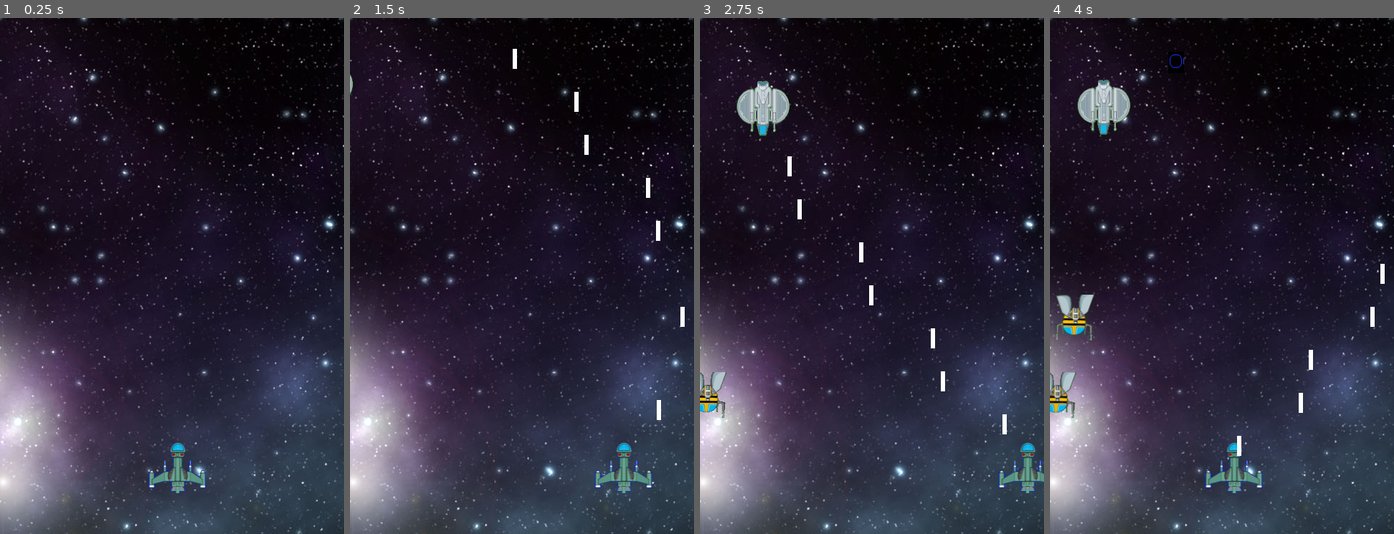
Above: before the commit, frames 1-4 (left to right).
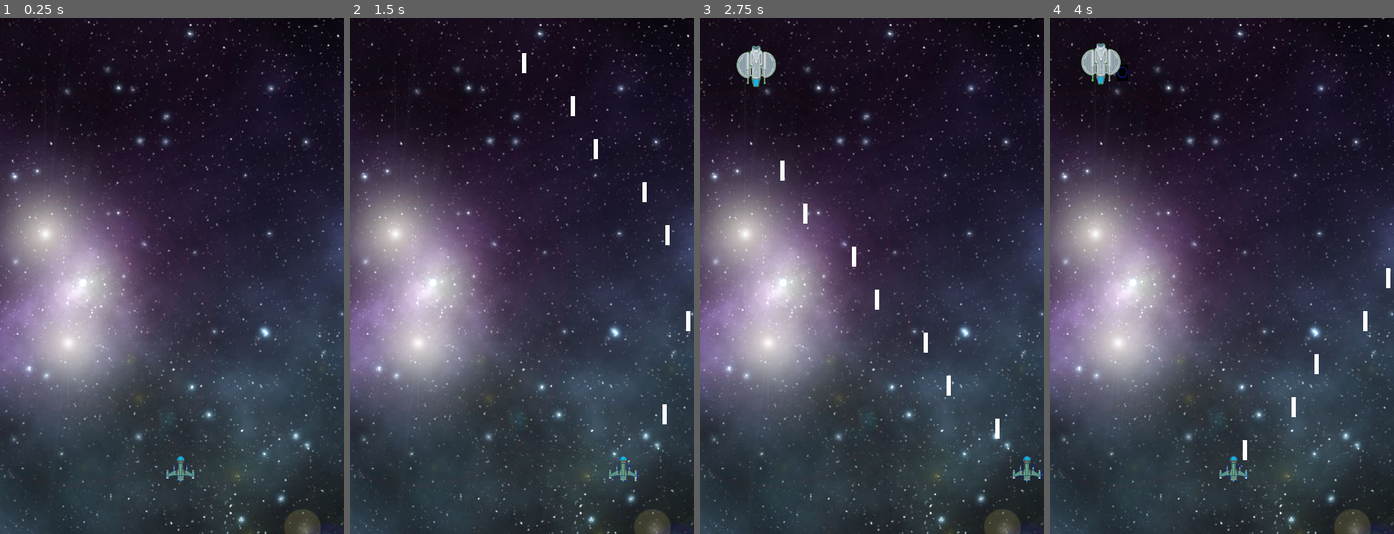
Above: after the commit, the same moments.

Repository: CaKellum/LoneStarfighter
Game: Godot game, scene res://src/Complete.tscn
The game is run twice, just before and just after one commit, with the same random seed, the same clock (stepped at 60 frames per second) and the same inputs.
Inputs:
- Up to frame 1 (0.25 s): no input
- Up to frame 2 (1.5 s): tap Enter at 0.5 s; hold Right (right) 0.53-1.28 s; hold W (fire) 0.53-1.28 s; hold Left (left) from 1.28 s (still down); tap W (fire) at 1.35 s
- Up to frame 3 (2.75 s): release Left (left) at 2.03 s; hold Right (right) from 2.03 s (still down); hold W (fire) from 2.03 s (still down)
- Up to frame 4 (4 s): release W (fire) at 2.78 s; tap W (fire) at 2.85 s; release Right (right) at 3.53 s; hold Left (left) from 3.53 s (still down); hold W (fire) from 3.53 s (still down)

The runs differ from the first frame. In frame 1, 53% of the frame differs, in the area x 0-100%, y 0-100%; in frame 2, 54%; in frame 3, 55%; in frame 4, 55%.

Commit message:
Fixed collision management

Diff:
--- a/project/project.godot
+++ b/project/project.godot
@@ -28,7 +28,6 @@
 
 window/size/width=480
 window/size/height=720
-window/size/resizable=false
 window/stretch/mode="2d"
 window/stretch/aspect="keep"
 
--- a/project/src/EnemyLow.gd
+++ b/project/src/EnemyLow.gd
@@ -7,6 +7,8 @@
 var is_on_path := false
 var is_in_area := false
 var can_fire := false
+var can_move := true
+var velocity := Vector2.ZERO
 var path_points := []
 
 onready var start_pos := position
@@ -25,8 +27,9 @@
 		can_fire = false
 		emit_signal("fired")
 	if is_on_path:
-		var velocity := enemy_move.on_path(path_points,position)
-		var _collison := move_and_collide((velocity*100)*delta)
+		if can_move:
+			velocity = enemy_move.on_path(path_points,position)
+			var _collision := move_and_collide((velocity*100)*delta)
 	elif is_in_area:
 		position = enemy_move.oscillate(position)
 	else:
@@ -34,6 +37,12 @@
 
 
 func hit()-> void:
+	can_move = false
+	velocity = Vector2.ZERO
+	set_collision_layer_bit(0,false)
+	set_collision_layer_bit(1,false)
+	set_collision_mask_bit(0,false)
+	set_collision_mask_bit(1,false)
 	emit_signal("destroyed")
 
 
--- a/project/src/EnemyLow.tscn
+++ b/project/src/EnemyLow.tscn
@@ -9,54 +9,54 @@
 
 [sub_resource type="AtlasTexture" id=1]
 flags = 4
-atlas = ExtResource( 1 )
-region = Rect2( 315, 64, 105, 64 )
+atlas = ExtResource( 3 )
+region = Rect2( 96, 80, 24, 40 )
 
 [sub_resource type="AtlasTexture" id=2]
 flags = 4
 atlas = ExtResource( 3 )
-region = Rect2( 96, 80, 24, 40 )
+region = Rect2( 120, 80, 24, 40 )
 
 [sub_resource type="AtlasTexture" id=3]
 flags = 4
 atlas = ExtResource( 3 )
-region = Rect2( 120, 80, 24, 40 )
+region = Rect2( 144, 80, 24, 40 )
 
 [sub_resource type="AtlasTexture" id=4]
 flags = 4
 atlas = ExtResource( 3 )
-region = Rect2( 144, 80, 24, 40 )
+region = Rect2( 168, 80, 24, 40 )
 
 [sub_resource type="AtlasTexture" id=5]
 flags = 4
 atlas = ExtResource( 3 )
-region = Rect2( 168, 80, 24, 40 )
+region = Rect2( 192, 80, 24, 40 )
 
 [sub_resource type="AtlasTexture" id=6]
 flags = 4
 atlas = ExtResource( 3 )
-region = Rect2( 192, 80, 24, 40 )
+region = Rect2( 216, 80, 24, 40 )
 
 [sub_resource type="AtlasTexture" id=7]
 flags = 4
 atlas = ExtResource( 3 )
-region = Rect2( 216, 80, 24, 40 )
+region = Rect2( 240, 80, 24, 40 )
 
 [sub_resource type="AtlasTexture" id=8]
 flags = 4
-atlas = ExtResource( 3 )
-region = Rect2( 240, 80, 24, 40 )
+atlas = ExtResource( 1 )
+region = Rect2( 315, 64, 105, 64 )
 
 [sub_resource type="SpriteFrames" id=9]
 animations = [ {
-"frames": [ SubResource( 1 ) ],
+"frames": [ SubResource( 1 ), SubResource( 2 ), SubResource( 3 ), SubResource( 4 ), SubResource( 5 ), SubResource( 6 ), SubResource( 7 ) ],
+"loop": false,
+"name": "explode",
+"speed": 5.0
+}, {
+"frames": [ SubResource( 8 ) ],
 "loop": true,
 "name": "ShipSafe",
-"speed": 5.0
-}, {
-"frames": [ SubResource( 2 ), SubResource( 3 ), SubResource( 4 ), SubResource( 5 ), SubResource( 6 ), SubResource( 7 ), SubResource( 8 ) ],
-"loop": false,
-"name": "explode",
 "speed": 5.0
 } ]
 
--- a/project/src/EnemyMedium.gd
+++ b/project/src/EnemyMedium.gd
@@ -7,6 +7,8 @@
 var is_on_path := false
 var is_in_area := false
 var can_fire := false
+var can_move := true
+var velocity := Vector2.ZERO
 var path_points := []
 
 
@@ -26,8 +28,9 @@
 		can_fire = false
 		emit_signal("fired")
 	if is_on_path:
-		var velocity := enemy_move.on_path(path_points,position)
-		var _collison := move_and_collide((velocity*100)*delta)
+		if can_move:
+			velocity = enemy_move.on_path(path_points,position)
+			var _collison := move_and_collide((velocity*100)*delta)
 	elif is_in_area:
 		position = enemy_move.oscillate(position)
 	else:
@@ -35,6 +38,12 @@
 
 
 func hit()-> void:
+	can_move = false
+	velocity = Vector2.ZERO
+	set_collision_layer_bit(0,false)
+	set_collision_layer_bit(1,false)
+	set_collision_mask_bit(0,false)
+	set_collision_mask_bit(1,false)
 	emit_signal("destroyed")
 
 
--- a/project/src/Game.tscn
+++ b/project/src/Game.tscn
@@ -9,17 +9,17 @@
 [ext_resource path="res://src/HardEnemyColection.gd" type="Script" id=7]
 [ext_resource path="res://src/EnemyMedium.tscn" type="PackedScene" id=8]
 
+[sub_resource type="Curve2D" id=1]
+_data = {
+"points": PoolVector2Array( 270.769, 127.816, -270.769, -127.816, 35.7618, 511.81, 0, 0, 0, 0, 160.488, 420.938, 81.9627, 94.4353, -81.9627, -94.4353, 153.36, 283.74, -119.38, -7.12719, 119.38, 7.12719, 278.086, 78.8331, 64.1447, -64.1447, -64.1447, 64.1447, 418.848, 297.994, 343.086, -127.816, -343.086, 127.816, 488.338, 526.064, -235.451, -100.908, 235.451, 100.908, 271.52, 347.721, 314.495, 139.589, -314.495, -139.589, 36.7605, 513.183 )
+}
+
 [sub_resource type="Curve2D" id=2]
 _data = {
-"points": PoolVector2Array( 0, 0, 0, 0, 35.7618, 511.81, 0, 0, 0, 0, 160.488, 420.938, 81.9627, 94.4353, -81.9627, -94.4353, 153.36, 283.74, -119.38, -7.12719, 119.38, 7.12719, 278.086, 78.8331, 64.1447, -64.1447, -64.1447, 64.1447, 418.848, 297.994, -285.088, 235.197, 285.088, -235.197, 415.285, 422.72, 0, 0, 0, 0, 488.338, 526.064 )
+"points": PoolVector2Array( -155.111, 19.3471, 155.111, -19.3471, -125.164, 205.695, 1.86744, 95.655, -1.86744, -95.655, 142.755, 244.389, -28.0115, -117.861, 28.0115, 117.861, 301.317, 256.086, -65.3603, -51.2438, 65.3603, 51.2438, 460.049, 273.167, 7.46975, -87.1144, -7.46975, 87.1144, 508.603, 404.693, 268.911, -34.1625, -268.911, 34.1625, 303.185, 597.711, 112.808, 108.021, -112.808, -108.021, -134.348, 395.249, -119.859, 48.3677, 119.859, -48.3677, -160.417, 189.572 )
 }
 
 [sub_resource type="Curve2D" id=3]
-_data = {
-"points": PoolVector2Array( 0, 0, 0, 0, -133.795, 245.837, 1.86744, 95.655, -1.86744, -95.655, 116.441, 250.961, -28.0115, -117.861, 28.0115, 117.861, 301.317, 256.086, -65.3603, -51.2438, 65.3603, 51.2438, 460.049, 273.167, 7.46975, -87.1144, -7.46975, 87.1144, 508.603, 404.693, 268.911, -34.1625, -268.911, 34.1625, 303.185, 597.711, 0, 0, 0, 0, -133.795, 397.86 )
-}
-
-[sub_resource type="Curve2D" id=4]
 _data = {
 "points": PoolVector2Array(  )
 }
@@ -28,10 +28,10 @@
 script = ExtResource( 6 )
 
 [node name="ColorRect" type="TextureRect" parent="."]
-margin_left = -867.813
-margin_top = -0.708502
-margin_right = 1180.19
-margin_bottom = 1535.29
+margin_left = -777.145
+margin_top = -195.33
+margin_right = 1270.86
+margin_bottom = 1340.67
 texture = ExtResource( 2 )
 stretch_mode = 4
 __meta__ = {
@@ -39,41 +39,72 @@
 }
 
 [node name="PlayerShip" parent="." instance=ExtResource( 1 )]
-position = Vector2( 245.761, 655.373 )
+position = Vector2( 250.806, 648.646 )
+scale = Vector2( 0.5, 0.5 )
 _speed = 500
 
 [node name="LowEnemyColection" type="Path2D" parent="."]
-position = Vector2( -138.98, 99.7807 )
-curve = SubResource( 2 )
+position = Vector2( -48.1632, 135.098 )
+curve = SubResource( 1 )
 script = ExtResource( 4 )
 
 [node name="Enemy_low" parent="LowEnemyColection" instance=ExtResource( 3 )]
-position = Vector2( -93.7865, 512.947 )
+position = Vector2( -442.224, 543.866 )
+scale = Vector2( 0.5, 0.5 )
+
+[node name="Enemy_low4" parent="LowEnemyColection" instance=ExtResource( 3 )]
+position = Vector2( -878.384, 448.612 )
+scale = Vector2( 0.5, 0.5 )
+
+[node name="Enemy_low5" parent="LowEnemyColection" instance=ExtResource( 3 )]
+position = Vector2( -752.973, 407.627 )
+scale = Vector2( 0.5, 0.5 )
+
+[node name="Enemy_low6" parent="LowEnemyColection" instance=ExtResource( 3 )]
+position = Vector2( -565.476, 556.447 )
+scale = Vector2( 0.5, 0.5 )
 
 [node name="Enemy_low2" parent="LowEnemyColection" instance=ExtResource( 3 )]
-position = Vector2( -219.487, 514.706 )
+position = Vector2( -146.945, 519.463 )
+scale = Vector2( 0.5, 0.5 )
 
 [node name="Enemy_low3" parent="LowEnemyColection" instance=ExtResource( 3 )]
-position = Vector2( -376.259, 507.69 )
+position = Vector2( -337.304, 541.55 )
+scale = Vector2( 0.5, 0.5 )
 
 [node name="MedEnemyCollection" type="Path2D" parent="."]
 position = Vector2( 38.6956, -181.17 )
 scale = Vector2( 0.954141, 1.04313 )
-curve = SubResource( 3 )
+curve = SubResource( 2 )
 script = ExtResource( 5 )
 
 [node name="Enemey_Medium" parent="MedEnemyCollection" instance=ExtResource( 8 )]
 position = Vector2( -550.227, 244.403 )
+scale = Vector2( 0.75, 0.75 )
 
 [node name="Enemey_Medium2" parent="MedEnemyCollection" instance=ExtResource( 8 )]
 position = Vector2( -242.019, 246.587 )
+scale = Vector2( 0.75, 0.75 )
 
 [node name="Enemey_Medium3" parent="MedEnemyCollection" instance=ExtResource( 8 )]
 position = Vector2( -386.601, 244.492 )
+scale = Vector2( 0.75, 0.75 )
+
+[node name="Enemey_Medium5" parent="MedEnemyCollection" instance=ExtResource( 8 )]
+position = Vector2( -1168.36, 245.109 )
+scale = Vector2( 0.75, 0.75 )
+
+[node name="Enemey_Medium7" parent="MedEnemyCollection" instance=ExtResource( 8 )]
+position = Vector2( -961.482, 228.771 )
+scale = Vector2( 0.75, 0.75 )
+
+[node name="Enemey_Medium8" parent="MedEnemyCollection" instance=ExtResource( 8 )]
+position = Vector2( -721.947, 248.591 )
+scale = Vector2( 0.75, 0.75 )
 
 [node name="HardEnemyCollection" type="Path2D" parent="."]
 position = Vector2( -96.2751, -27.3628 )
-curve = SubResource( 4 )
+curve = SubResource( 3 )
 script = ExtResource( 7 )
 [connection signal="game_over" from="PlayerShip" to="." method="_on_PlayerShip_game_over"]
 [connection signal="low_enemy_destroyed" from="LowEnemyColection" to="." method="_on_LowEnemyColection_low_enemy_destroyed"]
--- a/project/src/PlayerMissile.gd
+++ b/project/src/PlayerMissile.gd
@@ -4,6 +4,9 @@
 var _velocity :=  Vector2()
 
 func fired(pos:Vector2, speed:int = -10)->void:
+	if speed != -10:
+		set_collision_layer_bit(1,true)
+		set_collision_mask_bit(1,true)
 	position = pos
 	_velocity = Vector2(0,speed)
 
--- a/project/src/PlayerShip.gd
+++ b/project/src/PlayerShip.gd
@@ -8,6 +8,7 @@
 var _velocity := Vector2.ZERO
 var amt_fired_missiles := 0
 var is_fatigued := false
+var can_move := true
 
 export var _speed := 100
 
@@ -43,16 +44,23 @@
 
 
 func hit()->void:
+	set_collision_layer_bit(0,false)
+	set_collision_mask_bit(0,false)
+	can_move = false
+	_velocity = Vector2.ZERO
 	$SpaceshipLook.play("exploded")
-	if !$SpaceshipLook.is_playing():
-		emit_signal("game_over")
-		queue_free()
+	emit_signal("game_over")
+	self.queue_free()
 
 
-func _physics_process(_delta:float)->void:
-	_get_input()
-	_velocity = move_and_slide(_velocity)
-
+func _physics_process(delta:float)->void:
+	if can_move:
+		_get_input()
+	var collision := move_and_collide(_velocity*delta)
+	if collision:
+		print(collision.collider)
+		if collision.collider.get_collision_layer_bit(1):
+			self.hit()
 
 func _on_CannonCoolDown_timeout()->void:
 	is_fatigued = false
